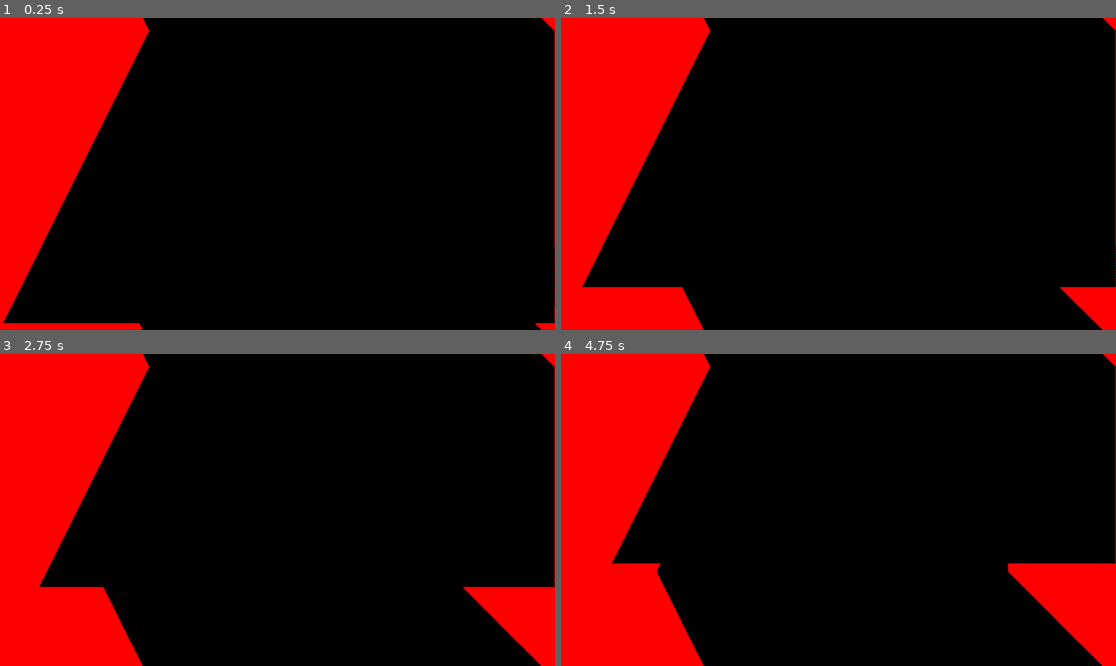
Above: before the commit, frames 1-4 (two rows, left to right).
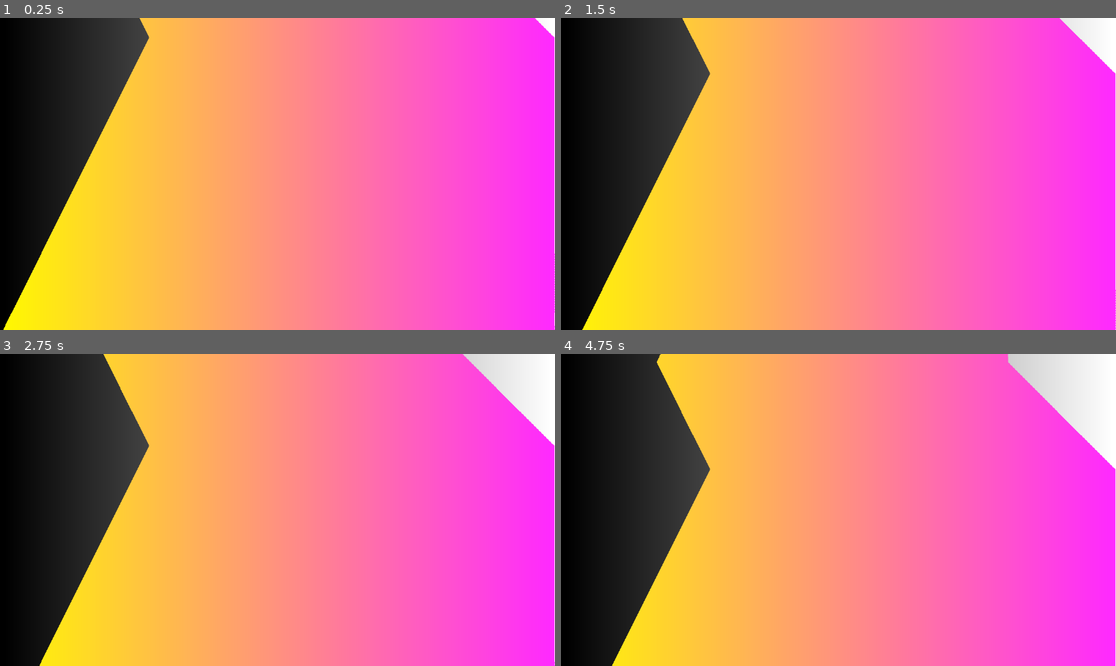
Above: after the commit, the same moments.

Repository: KnGod667/GGJ2025
Game: Godot game, scene res://scenes/terrain generator.tscn
The game is run twice, just before and just after one commit, with the same random seed, the same clock (stepped at 60 frames per second) and the same inputs. This scene is started directly instead of the project's main scene.
Inputs (mouse positions are in pixels of both pictures, inside the frame that each line leads up to):
- Up to frame 1 (0.25 s): no input
- Up to frame 2 (1.5 s): tap Enter (ui_accept) at 0.5, 1.35 s; move the mouse to (960, 158) at 0.52 s; hold Enter (ui_accept) 0.53-1.28 s; move the mouse to (727, 189) at 1.27 s
- Up to frame 3 (2.75 s): tap Enter (ui_accept) at 1.52, 1.82 s; move the mouse to (333, 441) at 2.02 s; hold Enter (ui_accept) from 2.03 s (still down)
- Up to frame 4 (4.75 s): move the mouse to (810, 572) at 2.77 s; release Enter (ui_accept) at 2.78 s; tap Enter (ui_accept) at 2.85, 3.02, 3.32, 4.35, 4.52 s; move the mouse to (1005, 556) at 3.52 s; hold Enter (ui_accept) 3.53-4.28 s; move the mouse to (672, 463) at 4.27 s

The runs differ from the first frame. In frame 1, 100% of the frame differs, in the area x 0-100%, y 0-100%; in frame 2, 99%; in frame 3, 100%; in frame 4, 100%.

Commit message:
terrain adapter added

Diff:
--- a/project.godot
+++ b/project.godot
@@ -11,13 +11,14 @@
 [application]
 
 config/name="Ggj 2025"
-
 run/main_scene="res://scenes/mobs/fish.tscn"
 config/features=PackedStringArray("4.3", "GL Compatibility")
+config/icon="res://icon.svg"
 
 [autoload]
 
 Ui="*res://scripts/ui.gd"
+TerrainAdapter="*res://scripts/terrain_adapter.gd"
 
 [dotnet]
 
--- a/scenes/terrain generator.tscn
+++ b/scenes/terrain generator.tscn
@@ -4,6 +4,7 @@
 [ext_resource type="Shader" path="res://shaders/terrain renderer.gdshader" id="2_bkwp5"]
 
 [sub_resource type="Gradient" id="Gradient_xvlep"]
+colors = PackedColorArray(1, 0.976471, 0, 1, 1, 0.164706, 1, 1)
 
 [sub_resource type="GradientTexture2D" id="GradientTexture2D_p3uvk"]
 gradient = SubResource("Gradient_xvlep")
--- /dev/null
+++ b/scripts/terrain_adapter.gd
@@ -0,0 +1,24 @@
+extends Node
+
+var initialized = false
+var image:Image
+var tg
+# Called when the node enters the scene tree for the first time.
+func is_coliding(point:Vector2i) -> bool:
+	if(!initialized):
+		tg = get_tree().root.find_child("TerrainGenerator",true,false)
+		image = tg.data;
+		print(tg,", ",image)
+		if(tg != null):
+			initialized = true
+		else:
+			return false
+		pass
+	var y = (point.y-tg.y_offset)
+	if y < 0:
+		y+=image.get_height()
+
+	return image.get_pixel(point.x,y).r>0.5
+
+func _ready() -> void:
+	pass # Replace with function body.
--- a/scripts/terrain_generator.gd
+++ b/scripts/terrain_generator.gd
@@ -16,6 +16,12 @@
 
 var d
 var w
+
+func linear_interpolation(val1:float,val2:float,x:float)->float:
+	return val1*(1-x)+val2*(x)
+
+func cuadratic_interpolation(val1:float,val2:float,x:float)->float:
+	return val1*(1-x*x)+val2*(x*x)
 func generate_row():
 	var y = res.y - y_offset-1
 	if y < 0:
@@ -45,8 +51,8 @@
 		d_interpolation_rate = 1.0/(2*abs(displacement-new_displacement))
 		print("displacement interpolated, displacement:",displacement," new displacement:",new_displacement)
 
-	d = floor(displacement*(1-displacement_interpolation)+new_displacement*(displacement_interpolation))
-	w = floor(width*(1-width_interpolation)+new_width*(width_interpolation))
+	d = floor(linear_interpolation(displacement,new_displacement,displacement_interpolation))
+	w = floor(linear_interpolation(width,new_width,width_interpolation))
 	y_offset+=1
 
 # Called when the node enters the scene tree for the first time.
@@ -60,8 +66,8 @@
 	w_interpolation_rate = 1.0/(2*abs(width-new_width))
 	d_interpolation_rate = 1.0/(2*abs(displacement-new_displacement))
 
-	d = floor(displacement*(1-displacement_interpolation)+new_displacement*(displacement_interpolation))
-	w = floor(width*(1-width_interpolation)+new_width*(width_interpolation))
+	d = floor(linear_interpolation(displacement,new_displacement,displacement_interpolation))
+	w = floor(linear_interpolation(width,new_width,width_interpolation))
 
 	for y in range(res.y-1,0,-1):
 		generate_row()
@@ -84,5 +90,6 @@
 func _input(event: InputEvent) -> void:
 	if Input.is_action_pressed("ui_accept"):
 		scroll_speed=abs(scroll_speed-60.0)
+		print(TerrainAdapter.is_coliding(get_viewport().get_mouse_position()))
 		pass
 	pass
--- a/shaders/terrain renderer.gdshader
+++ b/shaders/terrain renderer.gdshader
@@ -15,7 +15,7 @@
 		COLOR = texture(background,SCREEN_UV);
 	}
 	//COLOR*=vec4(0.5 + 0.5*cos(TIME+UV.xyx+vec3(0,2,4)),1.0);
-	COLOR=texture(text,UV);
+	//COLOR=texture(text,UV);
 	// Called for every pixel the material is visible on.
 }
 
